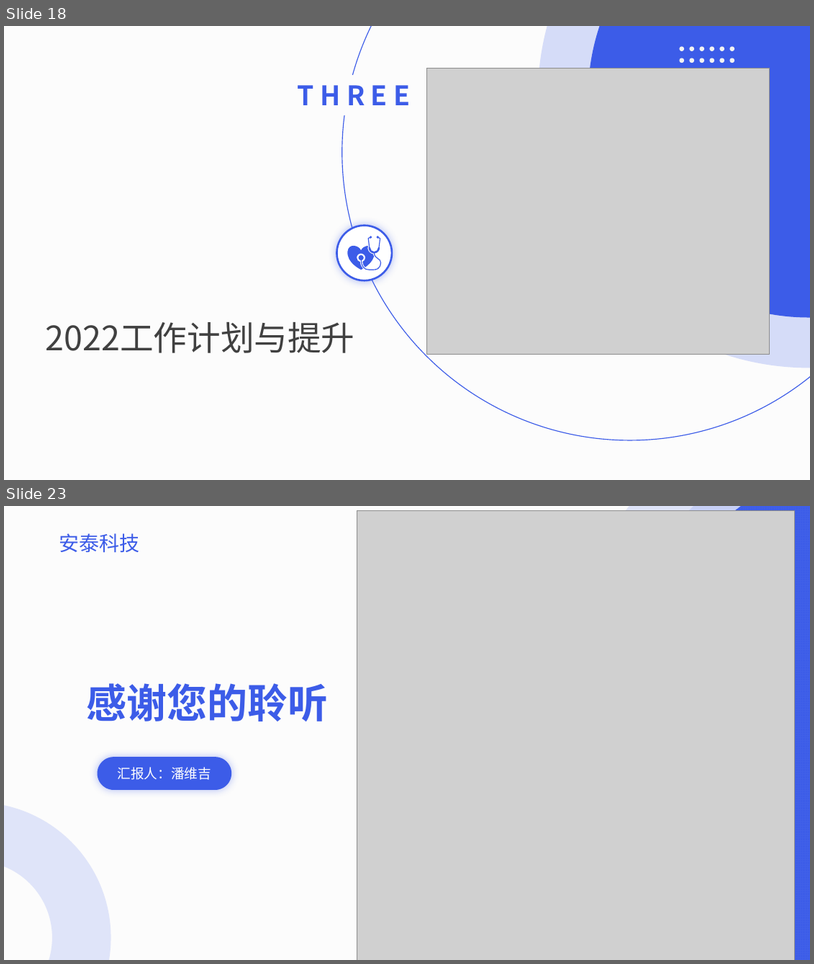
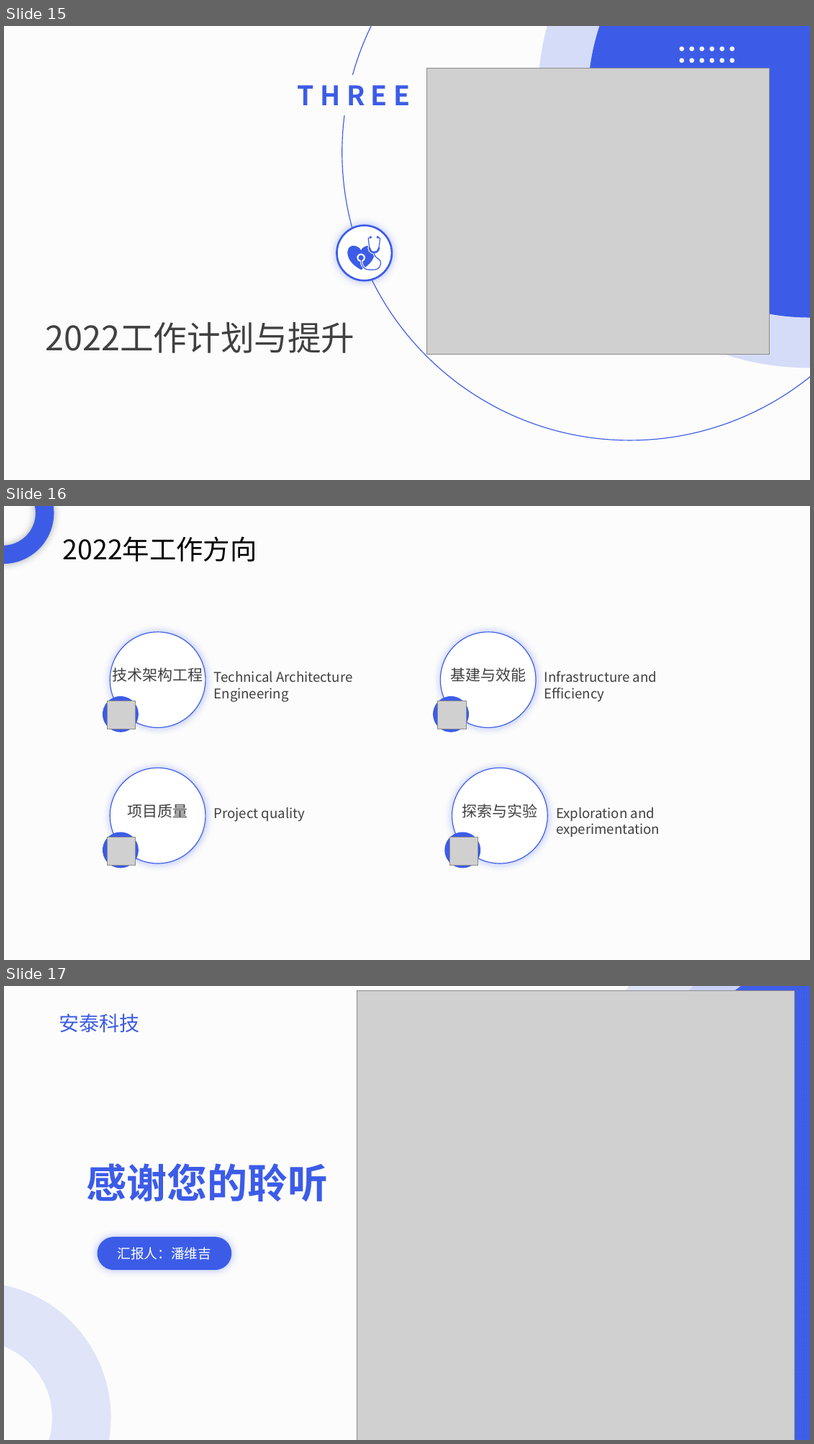
Before and after one commit to DreamPWJ/spring-boot-bug, a slide deck: 潘维吉2021工作总结.pptx. Shown one above the other, each under a label of ours: slides 18 and 23 before the commit, slides 15, 16 and 17 after it; the slides between them are not shown. The pictures are 814x964 and 814x1444 pixels, drawn with LibreOffice and Linux fonts; fonts in the diff are those of the drawing; grey boxes stand for pictures. Boxes give left, top, right and bottom in pixels: in the first picture for what was removed or moved away, otherwise in the second. Text is boxed around its words. In the diff, an @@ line names an element or a change of style, - is before the commit and + after.

Commit message:
chore: 技术梦想

```diff
--- a/潘维吉2021工作总结.pptx
+++ b/潘维吉2021工作总结.pptx
@@ slide 16 added at [4, 506, 810, 960], background #F2F2F2 at 20% opacity @@
@@ freeform shape added at [4, 506, 54, 564], fill #3C5CE8 @@
@@ text added at [63, 536, 257, 561], 32 pt, text #000000 @@
+2022年工作方向
@@ group added at [103, 632, 352, 731]: 2 texts, 1 freeform shape, 1 ellipse, 1 picture @@
+技术架构工程
+Technical Architecture Engineering
@@ group added at [434, 632, 657, 731]: 2 texts, 1 freeform shape, 1 ellipse, 1 picture @@
+基建与效能
+Infrastructure and Efficiency
@@ group added at [103, 768, 305, 867]: 2 texts, 1 freeform shape, 1 ellipse, 1 picture @@
+项目质量
+Project quality
@@ group added at [445, 768, 660, 867]: 2 texts, 1 freeform shape, 1 ellipse, 1 picture @@
+探索与实验
+Exploration and experimentation
@@ what was slide 18 is now slide 15 @@
@@ what was slide 23 is now slide 17 @@
```
Also in this commit, not shown: 1 slide changed, 3 other slides added, 10 slides removed.
